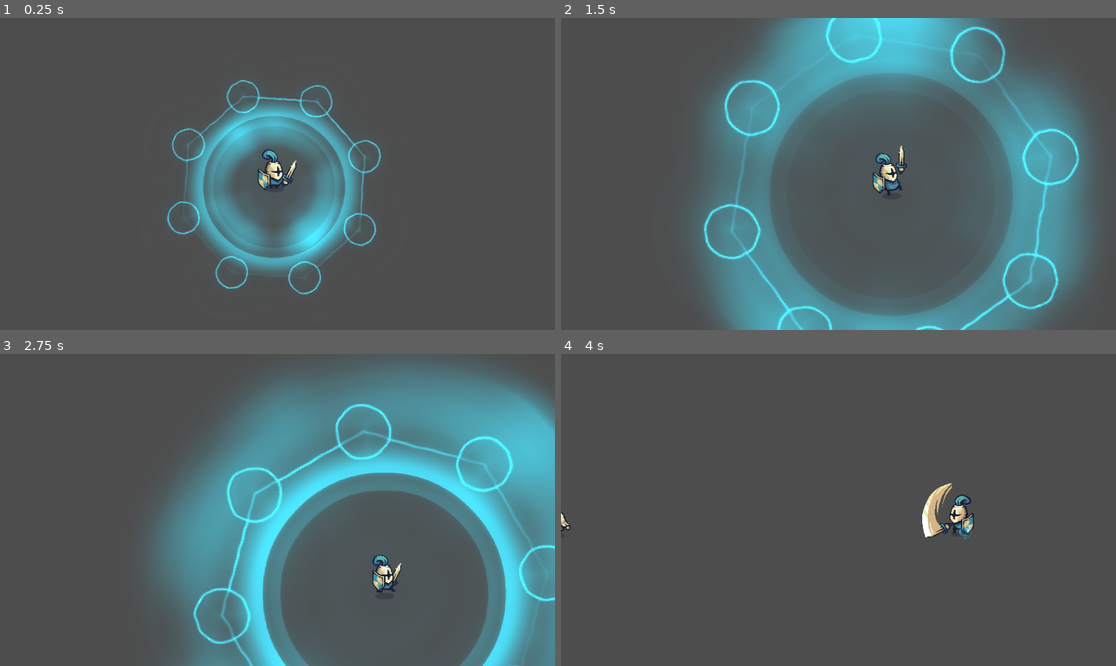
Above: before the commit, frames 1-4 (two rows, left to right).
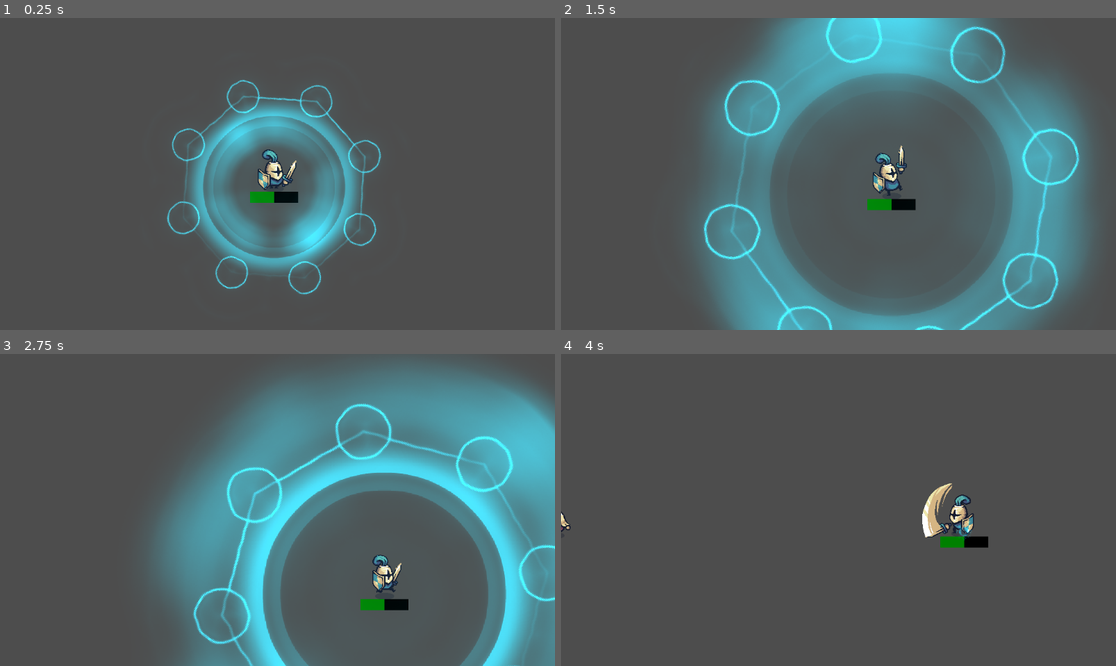
Above: after the commit, the same moments.

Repository: PabloValentin94/Knight_Game
Game: Godot game, scene res://unitary_tests/test_mob_spawner.tscn
Same seed, same stepped clock (60 frames per second), same inputs: the game is played once before the commit and once after it.
Inputs:
- Up to frame 1 (0.25 s): no input
- Up to frame 2 (1.5 s): hold D (Move_to_Right) 0.53-1.28 s; tap E (Attack) at 0.6, 1.35 s; hold S (Move_to_Down) from 1.28 s (still down)
- Up to frame 3 (2.75 s): release S (Move_to_Down) at 2.03 s; hold D (Move_to_Right) from 2.03 s (still down); tap E (Attack) at 2.1 s
- Up to frame 4 (4 s): release D (Move_to_Right) at 2.78 s; hold W (Move_to_Up) 2.78-3.53 s; tap E (Attack) at 2.85, 3.6 s; hold A (Move_to_Left) from 3.53 s (still down)

The runs differ from the first frame. In frame 1, 0.3% of the frame differs, in the area x 45-54%, y 55-60%; in frame 2, 0.3%, in the area x 55-64%, y 57-62%; in frame 3, 0.3%; in frame 4, 0.3%.

Commit message:
Fazendo alguns testes de UI (User Interface) e adicionando uma barra de vida ao personagem principal.

Diff:
--- a/objects/player/player.gd
+++ b/objects/player/player.gd
@@ -44,13 +44,21 @@
 
 var direcoes: Vector2 = Vector2(0,0)
 
+@onready var barra_vida: ProgressBar = $Barra_Vida
+
+@onready var imagem_player: Sprite2D = $Corpo/Imagem
+
+@onready var area_alcance_ataque: Area2D = $Area_Alcance_Ataques
+
+@onready var area_dano: Area2D = $Area_Dano
+
 @onready var quadro_animacoes: AnimationPlayer = $Animacoes
 
-@onready var imagem_player: Sprite2D = $Corpo/Imagem
-
-@onready var area_alcance_ataque: Area2D = $Alcance_Ataques
-
-@onready var area_dano: Area2D = $Area_Dano
+func _ready() -> void:
+
+	barra_vida.max_value = vida_maxima_player
+
+	barra_vida.value = vida_player
 
 func _process(delta: float) -> void:
 
@@ -220,6 +228,8 @@
 
 	vida_player -= dano
 
+	barra_vida.value -= dano
+
 	print("Dano sofrido: ", dano, ". Vida atual do player: ", vida_player, "\n")
 
 	modulate = Color.RED
--- a/objects/player/player.tscn
+++ b/objects/player/player.tscn
@@ -257,6 +257,12 @@
 [sub_resource type="CircleShape2D" id="CircleShape2D_wasvl"]
 radius = 58.0345
 
+[sub_resource type="StyleBoxFlat" id="StyleBoxFlat_4g3p5"]
+bg_color = Color(0, 0, 0, 1)
+
+[sub_resource type="StyleBoxFlat" id="StyleBoxFlat_bdbke"]
+bg_color = Color(0, 0.501961, 0, 1)
+
 [node name="Player" type="CharacterBody2D" groups=["Jogador"]]
 motion_mode = 1
 script = ExtResource("1_gb00o")
@@ -279,10 +285,10 @@
 }
 autoplay = "Esperar"
 
-[node name="Alcance_Ataques" type="Area2D" parent="."]
+[node name="Area_Alcance_Ataques" type="Area2D" parent="."]
 position = Vector2(0, -29)
 
-[node name="Area" type="CollisionShape2D" parent="Alcance_Ataques"]
+[node name="Area" type="CollisionShape2D" parent="Area_Alcance_Ataques"]
 shape = SubResource("CircleShape2D_h4u0m")
 debug_color = Color(0, 0.6, 0.701961, 0)
 
@@ -292,3 +298,20 @@
 [node name="Area" type="CollisionShape2D" parent="Area_Dano"]
 shape = SubResource("CircleShape2D_wasvl")
 debug_color = Color(1, 0.00784314, 0.0392157, 0)
+
+[node name="Barra_Vida" type="ProgressBar" parent="."]
+anchors_preset = 8
+anchor_left = 0.5
+anchor_top = 0.5
+anchor_right = 0.5
+anchor_bottom = 0.5
+offset_left = -50.0
+offset_top = 10.0
+offset_right = 50.0
+offset_bottom = 33.0
+grow_horizontal = 2
+grow_vertical = 2
+theme_override_styles/background = SubResource("StyleBoxFlat_4g3p5")
+theme_override_styles/fill = SubResource("StyleBoxFlat_bdbke")
+rounded = true
+show_percentage = false
--- /dev/null
+++ b/unitary_tests/test_ui.tscn
@@ -0,0 +1,65 @@
+[gd_scene load_steps=5 format=3 uid="uid://beadkq6qye4hr"]
+
+[ext_resource type="PackedScene" uid="uid://btens1gyc5qlx" path="res://objects/player/player.tscn" id="1_4w2mj"]
+[ext_resource type="Texture2D" uid="uid://5ihmkouv1k68" path="res://assets/addons/Tiny_Swords/UI/Banners/Banner_Horizontal.png" id="2_s58hk"]
+
+[sub_resource type="StyleBoxTexture" id="StyleBoxTexture_wsd5j"]
+texture = ExtResource("2_s58hk")
+texture_margin_left = 96.0
+texture_margin_top = 80.0
+texture_margin_right = 96.0
+texture_margin_bottom = 112.0
+axis_stretch_horizontal = 1
+axis_stretch_vertical = 1
+region_rect = Rect2(32, 48, 128, 128)
+
+[sub_resource type="LabelSettings" id="LabelSettings_km4ht"]
+font_size = 20
+font_color = Color(0, 0, 0, 1)
+
+[node name="TestUi" type="Node2D"]
+
+[node name="Player" parent="." instance=ExtResource("1_4w2mj")]
+position = Vector2(559, 349)
+
+[node name="UI" type="CanvasLayer" parent="."]
+
+[node name="Dados" type="Panel" parent="UI"]
+anchors_preset = 1
+anchor_left = 1.0
+anchor_right = 1.0
+offset_left = -377.0
+offset_top = 10.0
+offset_right = -10.0
+offset_bottom = 132.0
+grow_horizontal = 0
+theme_override_styles/panel = SubResource("StyleBoxTexture_wsd5j")
+
+[node name="Carne" type="Label" parent="UI/Dados"]
+layout_mode = 1
+anchors_preset = 4
+anchor_top = 0.5
+anchor_bottom = 0.5
+offset_left = 45.0
+offset_top = -30.0
+offset_right = 146.0
+offset_bottom = -2.0
+grow_vertical = 2
+text = "Carnes: 50"
+label_settings = SubResource("LabelSettings_km4ht")
+
+[node name="Ouro" type="Label" parent="UI/Dados"]
+layout_mode = 1
+anchors_preset = 6
+anchor_left = 1.0
+anchor_top = 0.5
+anchor_right = 1.0
+anchor_bottom = 0.5
+offset_left = -168.0
+offset_top = -30.0
+offset_right = -45.0
+offset_bottom = -2.0
+grow_horizontal = 0
+grow_vertical = 2
+text = "Ouro: 20.000"
+label_settings = SubResource("LabelSettings_km4ht")
Not shown: 1 places in objects/player/player.tscn that only renumber resources
